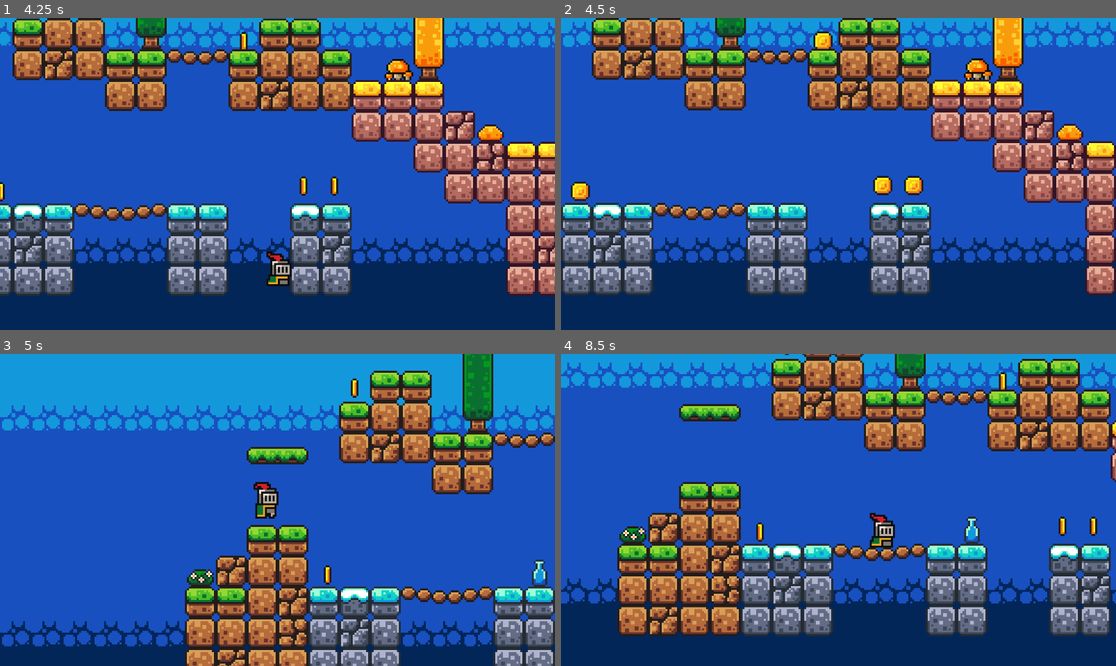
Above: before the commit, frames 1-4 (two rows, left to right).
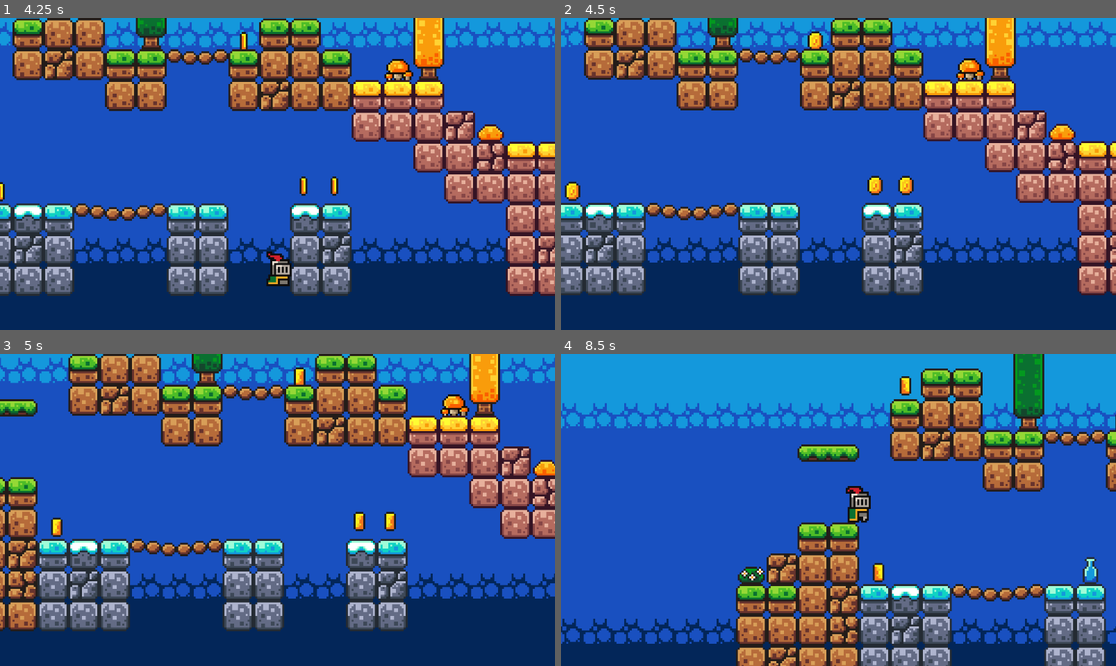
Above: after the commit, the same moments.

Repository: adolfredo-coneo/first-godot-game
Game: Godot game, scene res://scenes/game.tscn
Two runs of this game, one before a commit and one after it. Both use one fixed random seed, a clock stepped at 60 frames per second and the inputs below.
Inputs:
- Up to frame 1 (4.25 s): tap Enter (ui_accept) at 0.5, 0.77, 1.52, 3.02, 3.77 s; hold Right (ui_right) 0.53-2.03 s; hold Left (ui_left) 2.03-2.78 s; hold Right (ui_right) from 2.78 s (still down)
- Up to frame 2 (4.5 s): release Right (ui_right) at 4.28 s; hold Left (ui_left) from 4.28 s (still down)
- Up to frame 3 (5 s): keep holding Left (ui_left); tap Enter (ui_accept) at 4.52 s
- Up to frame 4 (8.5 s): release Left (ui_left) at 5.03 s; hold Right (ui_right) 5.03-5.78 s; hold Left (ui_left) 5.78-7.28 s; tap Enter (ui_accept) at 6.02, 6.77, 7.52 s; hold Right (ui_right) from 7.28 s (still down)

Frame 1 is identical in both runs. In frame 2, 30% of the frame differs, in the area x 0-100%, y 0-89%; in frame 3, 61%, in the area x 0-100%, y 0-100%; in frame 4, 58%.

Commit message:
add moving enemy

Diff:
--- a/scenes/game.tscn
+++ b/scenes/game.tscn
@@ -6,6 +6,7 @@
 [ext_resource type="PackedScene" uid="uid://cpnxw5cydfkhn" path="res://scenes/coin.tscn" id="4_lkg1e"]
 [ext_resource type="PackedScene" uid="uid://5v83tl4wekkl" path="res://scenes/blue_power_up.tscn" id="5_dayfh"]
 [ext_resource type="PackedScene" uid="uid://digrkcw55kftl" path="res://scenes/killzone.tscn" id="6_s48wc"]
+[ext_resource type="PackedScene" uid="uid://dc5jsaha8jph0" path="res://scenes/slime.tscn" id="7_7bjm0"]
 
 [sub_resource type="TileSetAtlasSource" id="TileSetAtlasSource_bj516"]
 texture = ExtResource("2_nmx5n")
@@ -475,6 +476,7 @@
 position = Vector2(56, 126)
 
 [node name="CollisionShape2D" type="CollisionShape2D" parent="killzone"]
+position = Vector2(0, 15)
 shape = SubResource("WorldBoundaryShape2D_fwmwp")
 
 [node name="Coins" type="Node" parent="."]
@@ -527,3 +529,6 @@
 
 [node name="blue_power_up" parent="PowerUps" instance=ExtResource("5_dayfh")]
 position = Vector2(152, 56)
+
+[node name="Slime" parent="." instance=ExtResource("7_7bjm0")]
+position = Vector2(528, 64)
--- /dev/null
+++ b/scenes/slime.tscn
@@ -0,0 +1,68 @@
+[gd_scene load_steps=10 format=3 uid="uid://dc5jsaha8jph0"]
+
+[ext_resource type="Texture2D" uid="uid://bl7u0tfp4r0vj" path="res://assets/sprites/slime_green.png" id="1_407lo"]
+[ext_resource type="Script" path="res://scripts/slime.gd" id="1_f65gt"]
+[ext_resource type="PackedScene" uid="uid://digrkcw55kftl" path="res://scenes/killzone.tscn" id="2_tupno"]
+
+[sub_resource type="AtlasTexture" id="AtlasTexture_nuxpn"]
+atlas = ExtResource("1_407lo")
+region = Rect2(24, 24, 24, 24)
+
+[sub_resource type="AtlasTexture" id="AtlasTexture_lxhro"]
+atlas = ExtResource("1_407lo")
+region = Rect2(0, 24, 24, 24)
+
+[sub_resource type="AtlasTexture" id="AtlasTexture_24vh1"]
+atlas = ExtResource("1_407lo")
+region = Rect2(48, 24, 24, 24)
+
+[sub_resource type="AtlasTexture" id="AtlasTexture_m58la"]
+atlas = ExtResource("1_407lo")
+region = Rect2(72, 24, 24, 24)
+
+[sub_resource type="SpriteFrames" id="SpriteFrames_rppnr"]
+animations = [{
+"frames": [{
+"duration": 1.0,
+"texture": SubResource("AtlasTexture_nuxpn")
+}, {
+"duration": 1.0,
+"texture": SubResource("AtlasTexture_lxhro")
+}, {
+"duration": 1.0,
+"texture": SubResource("AtlasTexture_24vh1")
+}, {
+"duration": 1.0,
+"texture": SubResource("AtlasTexture_m58la")
+}],
+"loop": true,
+"name": &"default",
+"speed": 10.0
+}]
+
+[sub_resource type="RectangleShape2D" id="RectangleShape2D_x46yi"]
+size = Vector2(12, 14)
+
+[node name="Slime" type="Node2D"]
+script = ExtResource("1_f65gt")
+
+[node name="AnimatedSprite2D" type="AnimatedSprite2D" parent="."]
+position = Vector2(0, -12)
+sprite_frames = SubResource("SpriteFrames_rppnr")
+autoplay = "default"
+frame_progress = 0.651371
+
+[node name="killzone" parent="." instance=ExtResource("2_tupno")]
+position = Vector2(0, -12)
+
+[node name="CollisionShape2D" type="CollisionShape2D" parent="killzone"]
+position = Vector2(0, 5)
+shape = SubResource("RectangleShape2D_x46yi")
+
+[node name="RayCast2DRight" type="RayCast2D" parent="."]
+position = Vector2(0, -6)
+target_position = Vector2(9, 0)
+
+[node name="RayCast2DLeft" type="RayCast2D" parent="."]
+position = Vector2(0, -6)
+target_position = Vector2(-9, 0)
--- a/scripts/killzone.gd
+++ b/scripts/killzone.gd
@@ -4,8 +4,11 @@
 
 func _on_body_entered(body):
 	print("Die")
+	Engine.time_scale = 0.5
+	body.get_node("CollisionShape2D").queue_free()
 	timer.start()
 
 
 func _on_timer_timeout():
+	Engine.time_scale = 1-0
 	get_tree().reload_current_scene()
--- /dev/null
+++ b/scripts/slime.gd
@@ -0,0 +1,19 @@
+extends Node2D
+
+const SPEED : int = 60;
+var direction : int = 1;
+
+@onready var ray_cast_2d_right = $RayCast2DRight
+@onready var ray_cast_2d_left = $RayCast2DLeft
+@onready var animated_sprite = $AnimatedSprite2D
+
+# Called every frame. 'delta' is the elapsed time since the previous frame.
+func _process(delta):
+	if ray_cast_2d_right.is_colliding():
+		direction = -1
+		animated_sprite.flip_h = true
+	if ray_cast_2d_left.is_colliding():
+		direction = 1
+		animated_sprite.flip_h = false
+
+	position.x += direction * SPEED * delta
Not shown: 1 places in scenes/game.tscn that only renumber resources
